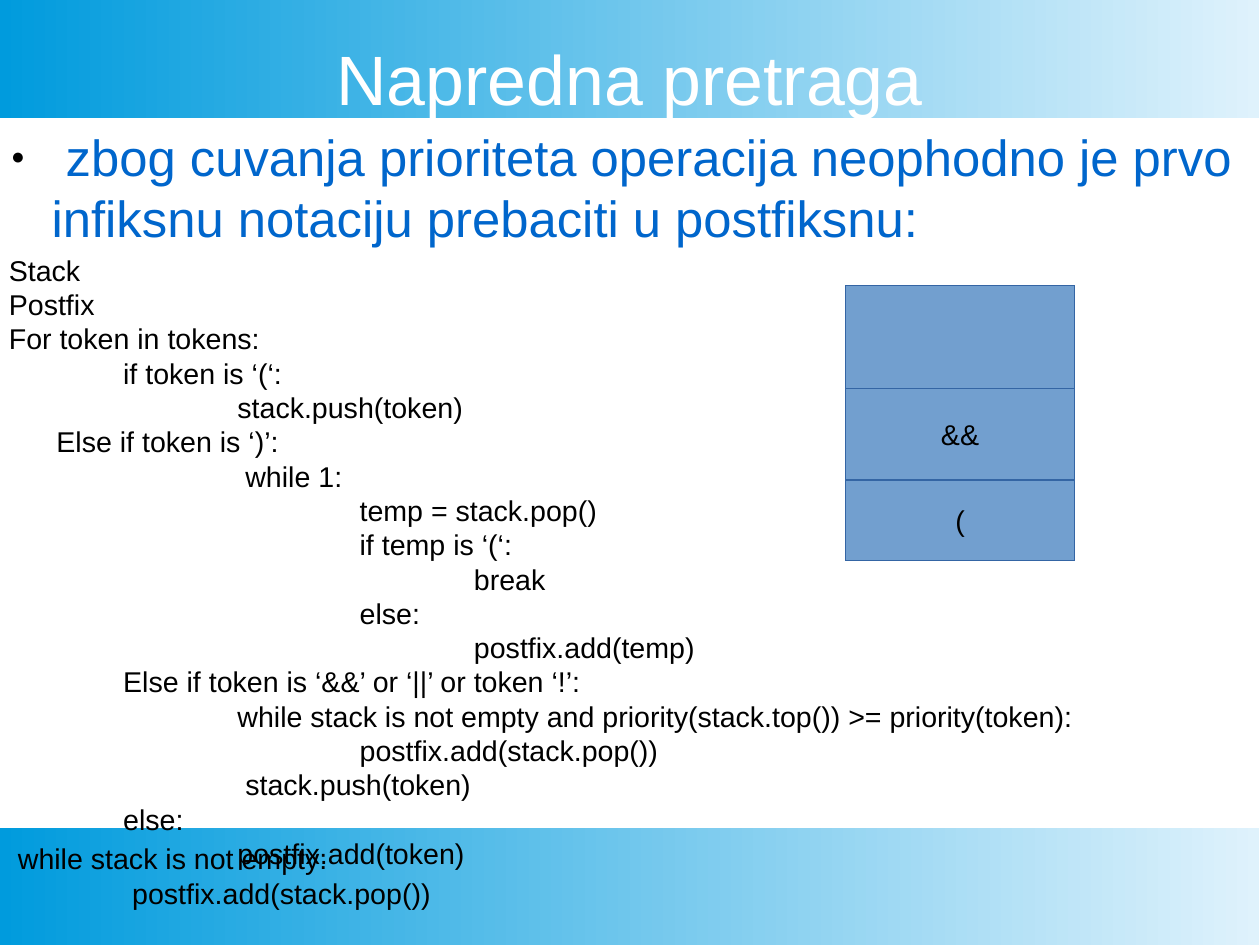
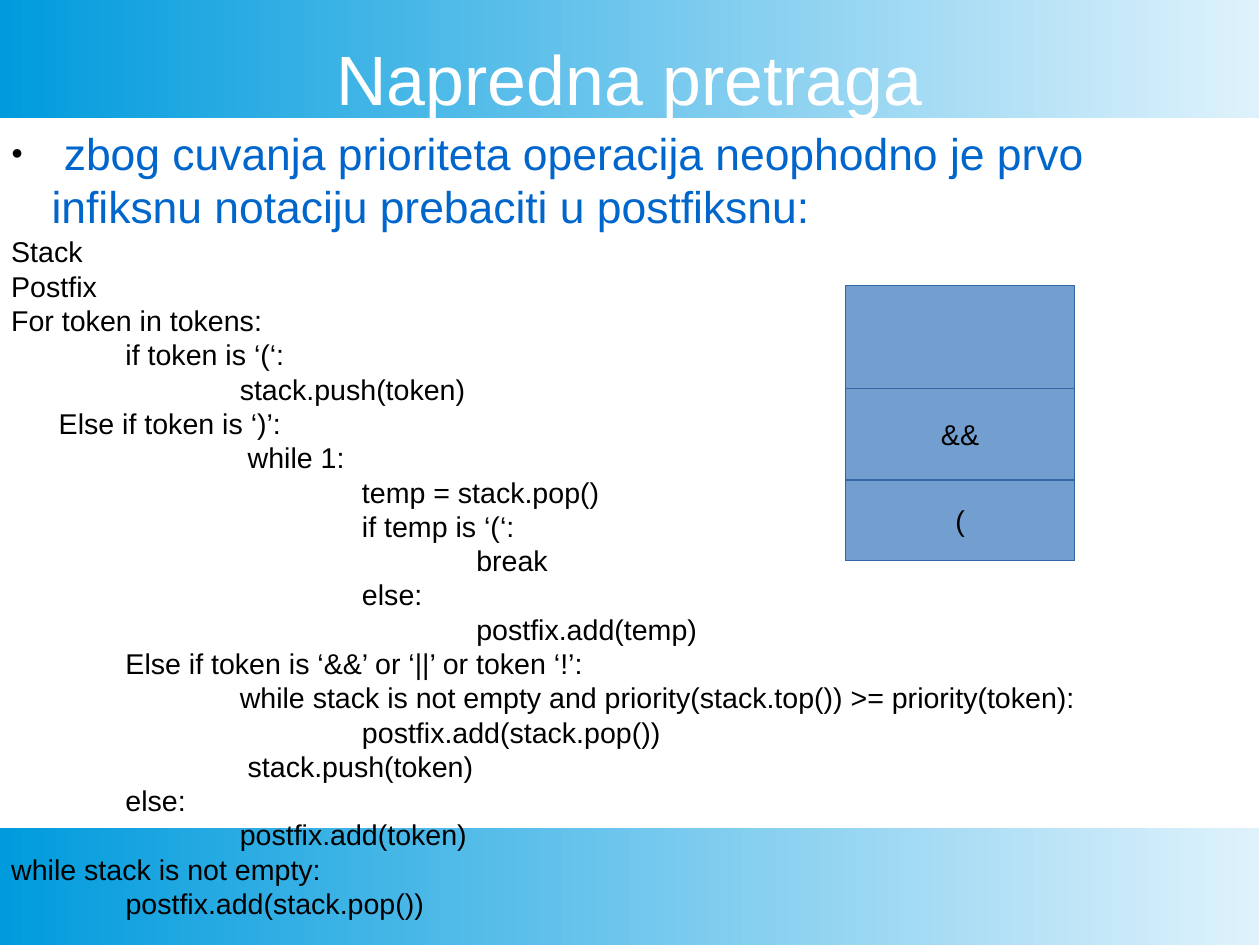
Before and after one commit to FTN-E2-materials/SearchEngine, a slide deck: slide 14 of ProjekatPrezentacija.pptx (slide 11 before the commit). Drawn at 1260x945 pixels with LibreOffice and Linux fonts; fonts in the diff are those of the drawing. Boxes give left, top, right and bottom in pixels: in the first picture for what was removed or moved away, otherwise in the second. Text is boxed around its words. In the diff, an @@ line names an element or a change of style, - is before the commit and + after.

```diff
--- a/ProjekatPrezentacija.pptx
+++ b/ProjekatPrezentacija.pptx
@@ text "zbog cuvanja prioriteta operacija neophodno ..." at [52,137,1083,232]: size 32 to 28 pt @@
@@ text "Stack" rewrapped from [9,260,1072,835] to [11,241,1074,851] @@
@@ text "while stack is not empty:": place and size @@
-text "while stack is not empty:" at [18,847,430,909]
+text "while stack is not empty:" at [11,859,424,919]
```
Also in this commit, not shown: 19 other slides changed, 3 slides added.
